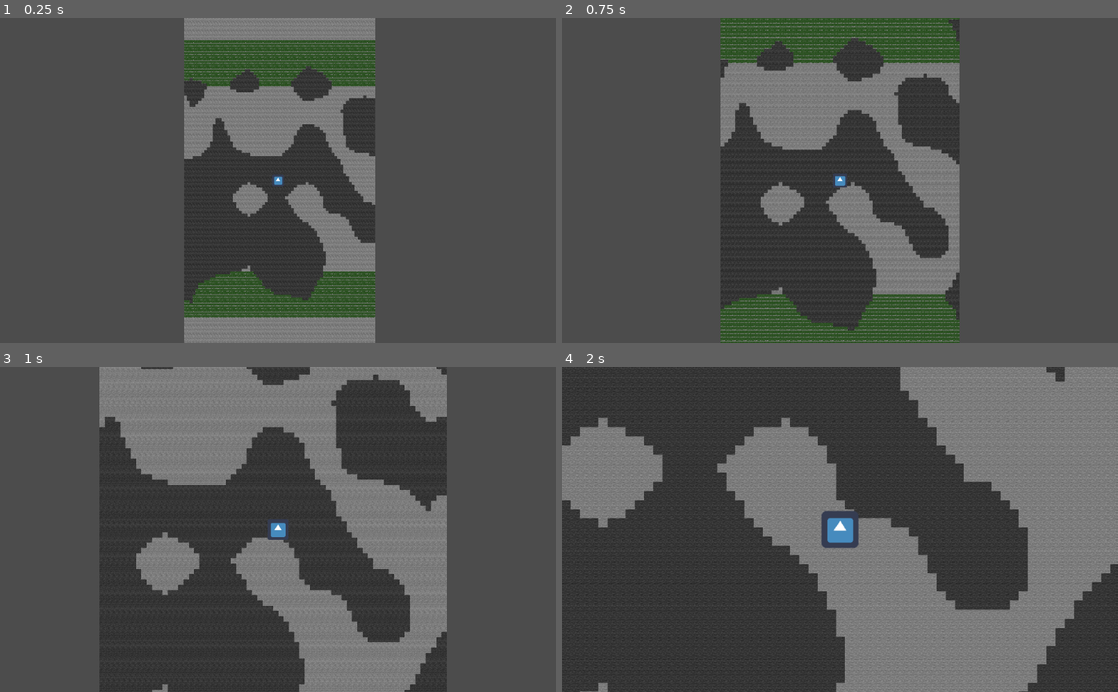
Above: before the commit, frames 1-4 (two rows, left to right).
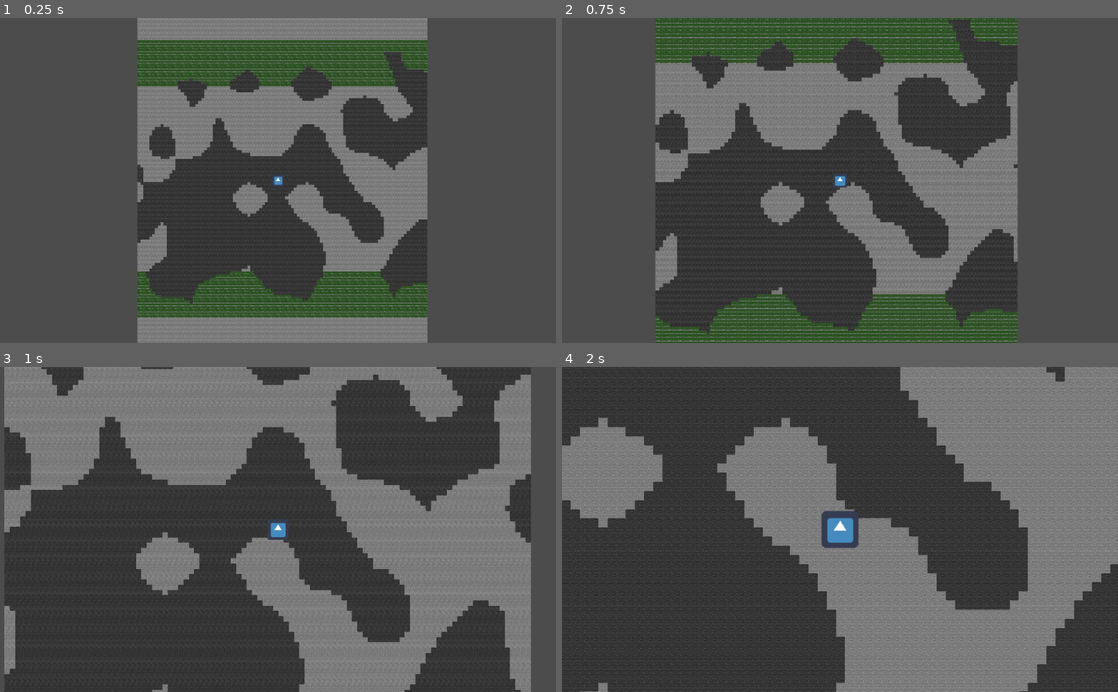
Above: after the commit, the same moments.

Repository: ryanperryj/Cavernous
Game: Godot game, scene res://scenes/world.tscn
Two runs of this game, one before a commit and one after it. Both use one fixed random seed, a clock stepped at 60 frames per second and the inputs below. The engine's default icon, where the game draws it, is replaced by a stand-in: a white triangle on a blue panel in a dark square.
Inputs:
- Up to frame 1 (0.25 s): no input
- Up to frame 2 (0.75 s): tap Enter at 0.5 s; hold D (right) from 0.53 s (still down); hold E (zoom_in) from 0.53 s (still down)
- Up to frame 3 (1 s): keep holding D (right); keep holding E (zoom_in)
- Up to frame 4 (2 s): release D (right) at 1.28 s; release E (zoom_in) at 1.28 s; hold S (down) from 1.28 s (still down); tap Q (zoom_out) at 1.35 s

The runs differ from the first frame. In frame 1, 14% of the frame differs, in the area x 24-77%, y 0-100%; in frame 2, 15%; in frame 3, 21%, in the area x 0-96%, y 0-100%; in frame 4, nothing differs.

Commit message:
Added threading to chunk loading/unloading

Diff:
--- a/project.godot
+++ b/project.godot
@@ -66,6 +66,10 @@
 
 limits/message_queue/max_size_kb=2048
 
+[network]
+
+limits/debugger_stdout/max_chars_per_second=4096
+
 [rendering]
 
 environment/default_environment="res://default_env.tres"
--- a/scenes/player.tscn
+++ b/scenes/player.tscn
@@ -3,7 +3,7 @@
 [ext_resource path="res://scripts/player.gd" type="Script" id=1]
 [ext_resource path="res://icon.png" type="Texture" id=2]
 
-[node name="loader" type="Node2D"]
+[node name="player" type="Node2D"]
 position = Vector2( 0, 1024 )
 z_index = 1
 script = ExtResource( 1 )
--- a/scenes/world.tscn
+++ b/scenes/world.tscn
@@ -6,4 +6,4 @@
 [node name="world" type="Node2D"]
 script = ExtResource( 3 )
 
-[node name="loader" parent="." instance=ExtResource( 1 )]
+[node name="player" parent="." instance=ExtResource( 1 )]
--- a/scripts/chunk.gd
+++ b/scripts/chunk.gd
@@ -1,6 +1,6 @@
 extends Node2D
 
-export var seed_str = "zickles_"
+export var seed_str = "spurples"
 
 var noise = preload("res://scripts/noise.gd").Noise.new(seed_str)
 var block_scene = preload("res://instances/block.tscn")
--- a/scripts/world.gd
+++ b/scripts/world.gd
@@ -2,39 +2,58 @@
 
 var chunk = preload("res://instances/chunk.tscn")
 
-var chunk_width: int = 2
-export var load_distance: int = 16
-var current_chunk: int
+var chunk_width: int = 4
+export var load_distance: int = 12
+var i_current_chunk: int
 var loaded_chunks = {}
 
+var load_chunks_thread = Thread.new()
+var unload_chunks_thread = Thread.new()
+var mutex = Mutex.new()
+
 func _ready():
-	pass
+	load_chunks_thread.start(self, "load_chunks_method", true)
+	unload_chunks_thread.start(self, "unload_chunks_method", true)
 
 func _process(delta):
-	# === Chunk Loading === #
-	current_chunk = floor($loader.position.x / (chunk_width*16.0))
-	for i in range(current_chunk - load_distance, current_chunk + load_distance + 1):
+	mutex.lock()
+	i_current_chunk = floor($player.position.x / (chunk_width*16.0))
+	mutex.unlock()
+
+func load_chunks_method(thread_running):
+	while thread_running:
+		var i = i_current_chunk
 		if !loaded_chunks.has(i):
 			loaded_chunks[i] = chunk.instance()
 			loaded_chunks[i].index = i
 			loaded_chunks[i].translate(Vector2(i*chunk_width*16, 0))
-			add_child(loaded_chunks[i])
-			#print("current " + str(current_chunk))
-			#print("loaded " + str(i))
+			call_deferred("add_child", (loaded_chunks[i]))
+		for i_relative in range(1, load_distance + 1):
+			i = i_current_chunk + i_relative
+			if !loaded_chunks.has(i):
+				loaded_chunks[i] = chunk.instance()
+				loaded_chunks[i].index = i
+				loaded_chunks[i].translate(Vector2(i*chunk_width*16, 0))
+				call_deferred("add_child", (loaded_chunks[i]))
 
-	var i_left_chunk = current_chunk - load_distance - 1
-	if loaded_chunks.has(i_left_chunk):
-		loaded_chunks[i_left_chunk].queue_free()
-		loaded_chunks.erase(i_left_chunk)
-		#print("removed " + str(i_left_chunk))
+			i = i_current_chunk - i_relative
+			if !loaded_chunks.has(i):
+				loaded_chunks[i] = chunk.instance()
+				loaded_chunks[i].index = i
+				loaded_chunks[i].translate(Vector2(i*chunk_width*16, 0))
+				call_deferred("add_child", (loaded_chunks[i]))
 
-	var i_right_chunk = current_chunk + load_distance + 1
-	if loaded_chunks.has(i_right_chunk):
-		loaded_chunks[i_right_chunk].queue_free()
-		loaded_chunks.erase(i_right_chunk)
-		#print("removed " + str(i_right_chunk))
-	# ===================== #
+func unload_chunks_method(thread_running):
+	while thread_running:
+		var i_left_chunk = i_current_chunk - load_distance - 1
+		if loaded_chunks.has(i_left_chunk):
+			loaded_chunks[i_left_chunk].queue_free()
+			loaded_chunks.erase(i_left_chunk)
 
+		var i_right_chunk = i_current_chunk + load_distance + 1
+		if loaded_chunks.has(i_right_chunk):
+			loaded_chunks[i_right_chunk].queue_free()
+			loaded_chunks.erase(i_right_chunk)
 
 func _input(event):
 	if event.is_action_released("quit"):
